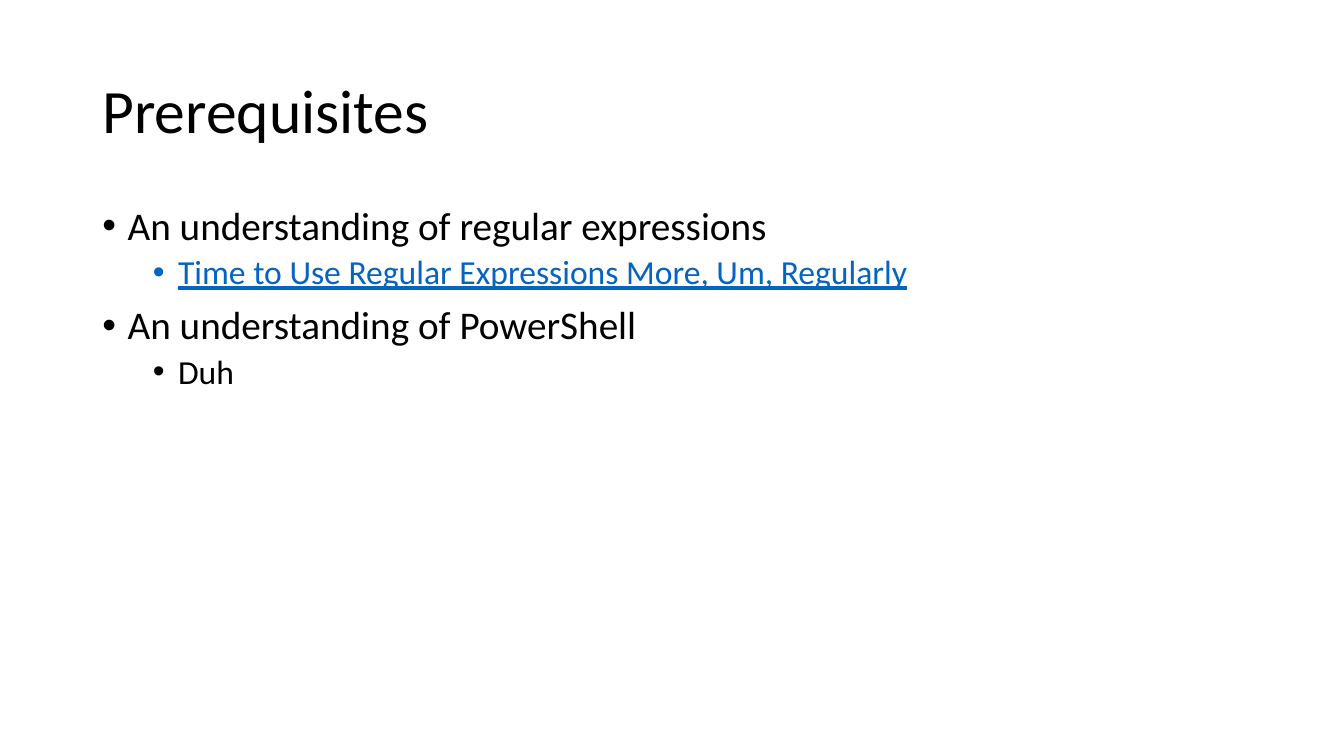
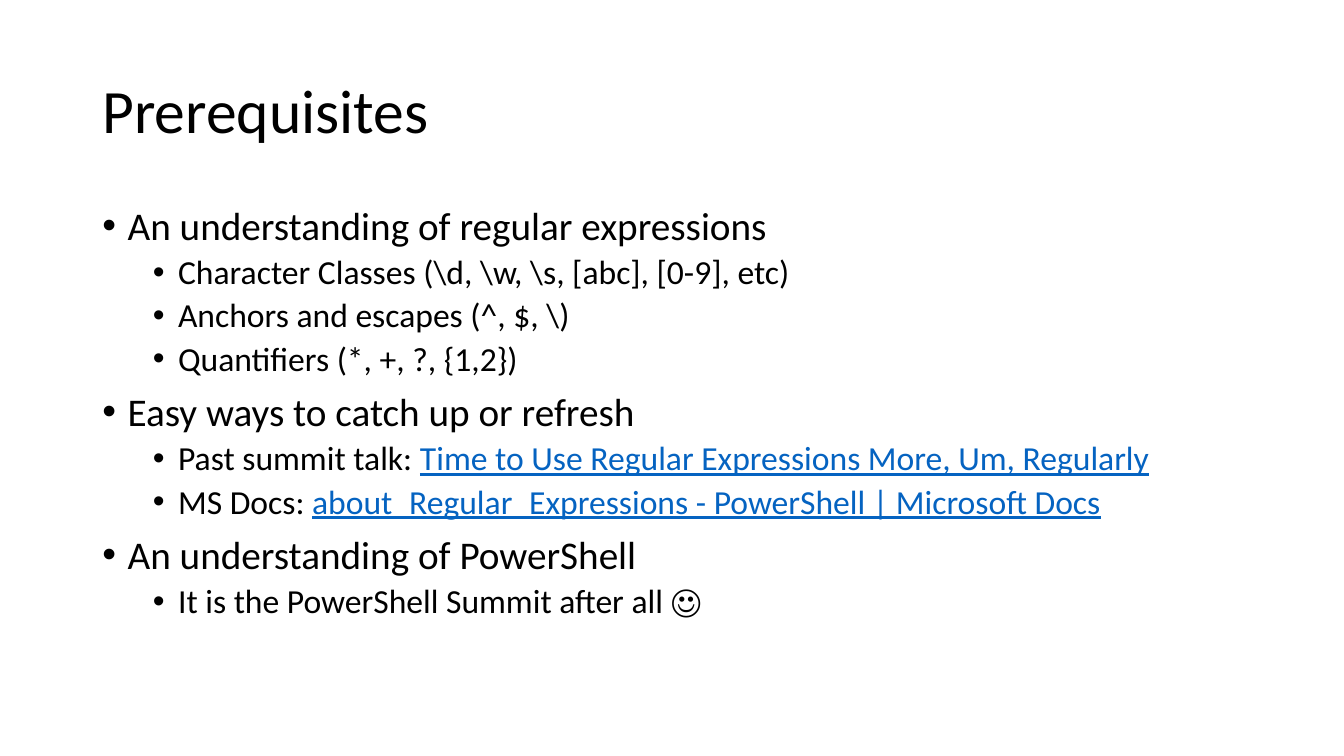
Before and after one commit to ThePoShWolf/Sessions, a slide deck: slide 3 of 2021-04-29 - PowerShell Summit 2021 - Practically Regexing/PowerShell Summit 2021 - Practically Regexing.pptx. Drawn at 1344x756 pixels with LibreOffice and Linux fonts; fonts in the diff are those of the drawing; background and template pictures are left out. Boxes give left, top, right and bottom in pixels: in the first picture for what was removed or moved away, otherwise in the second. Text is boxed around its words. In the diff, an @@ line names an element or a change of style, - is before the commit and + after.

```diff
--- a/2021-04-29 - PowerShell Summit 2021 - Practically Regexing/PowerShell Summit 2021 - Practically Regexing.pptx
+++ b/2021-04-29 - PowerShell Summit 2021 - Practically Regexing/PowerShell Summit 2021 - Practically Regexing.pptx
@@ text at (128,259,1149,520): text changed; text colour #0563C1 to #000000 @@
-  • Time to Use Regular Expressions More, Um, Regularly
+  • Character Classes (\d, \w, \s, [abc], [0-9], etc)
+  • Anchors and escapes (^, $, \)
+  • Quantifiers (*, +, ?, {1,2})
+• Easy ways to catch up or refresh
+  • Past summit talk: Time to Use Regular Expressions More, Um, Regularly
+  • MS Docs: about_Regular_Expressions - PowerShell | Microsoft Docs
@@ text at (178,589,663,614): text changed @@
-  • Duh
+  • It is the PowerShell Summit after all ☺
```
Also in this commit, not shown: 1 slide added.
